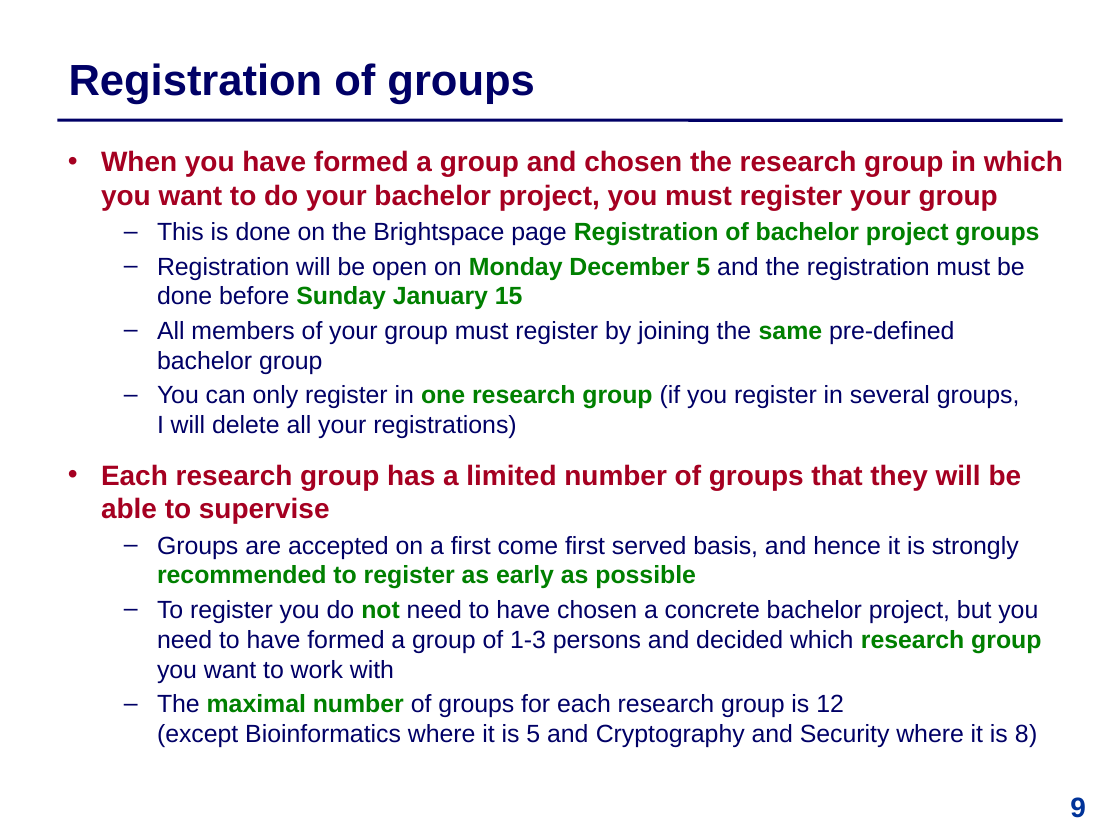
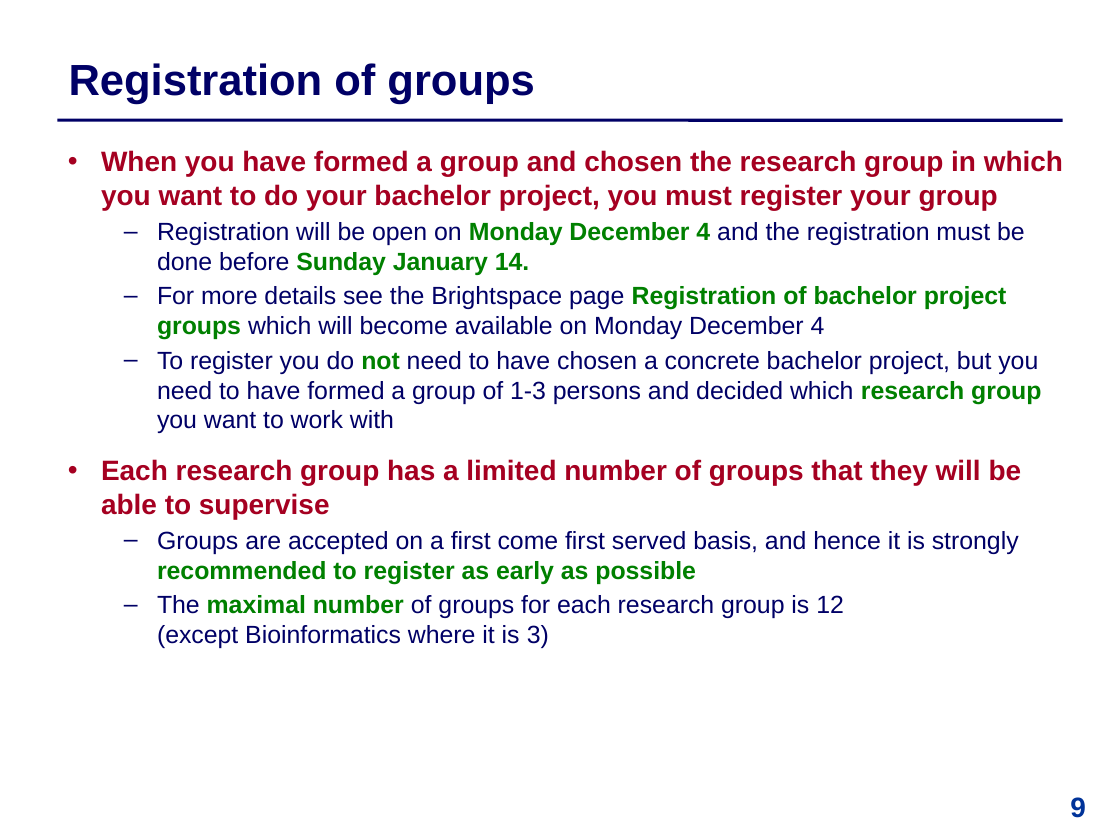
Before and after one commit to IntProgAU/Materiale, a slide deck: slide 9 of web/b24/0 Information Meeting.pptx. Drawn at 1120x840 pixels with LibreOffice and Linux fonts; fonts in the diff are those of the drawing. Boxes give left, top, right and bottom in pixels: in the first picture for what was removed or moved away, otherwise in the second. Text is boxed around its words. In the diff, an @@ line names an element or a change of style, - is before the commit and + after.

```diff
--- a/web/b24/0 Information Meeting.pptx
+++ b/web/b24/0 Information Meeting.pptx
@@ text at <box>157,222,1041,433</box>: text changed @@
-  – This is done on the Brightspace page Registration of bachelor project groups
-  – Registration will be open on Monday December 5 and the registration must be done before Sunday January 15
-  – All members of your group must register by joining the same pre-defined
-    bachelor group
-  – You can only register in one research group (if you register in several groups,
-    I will delete all your registrations)
+  – Registration will be open on Monday December 4 and the registration must be done before Sunday January 14.
+  – For more details see the Brightspace page Registration of bachelor project groups which will become available on Monday December 4
+  – To register you do not need to have chosen a concrete bachelor project, but you need to have formed a group of 1-3 persons and decided which research group you want to work with
@@ text at <box>157,595,844,648</box>: text changed @@
-  – To register you do not need to have chosen a concrete bachelor project, but you need to have formed a group of 1-3 persons and decided which research group you want to work with
-  – The maximal number of groups for each research group is 12
-    (except Bioinformatics where it is 5 and Cryptography and Security where it is 8)
+  – The maximal number of groups for each research group is 12
+    (except Bioinformatics where it is 3)
```
Also in this commit, not shown: 6 other slides changed, 3 other files.
